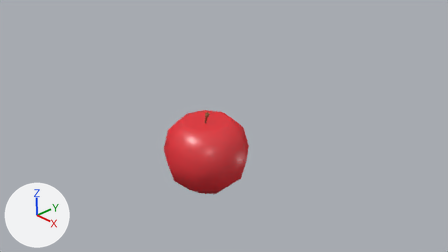
One commit to the Blender file Paint the Town v1/Assets/Models/[T] apple_lowpoly (1).blend: the scene before it, then after it.
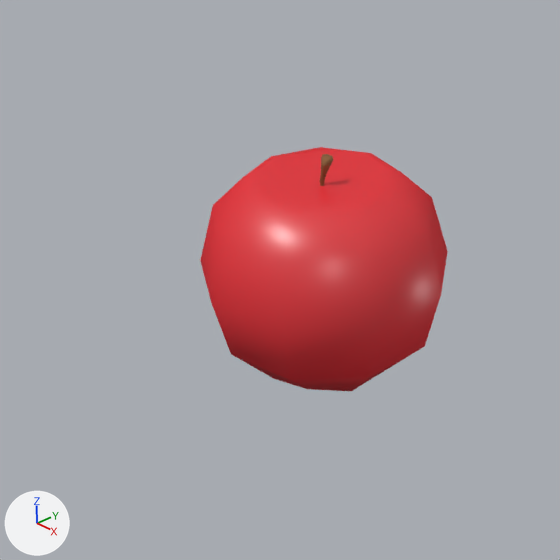
There are two pictures of each version: one from the file's camera 'Camera', one close up on the part from 21% to 64% of the width and 24% to 100% of the height. The lights are fixed; the arrows at lower left show +X, +Y and +Z.
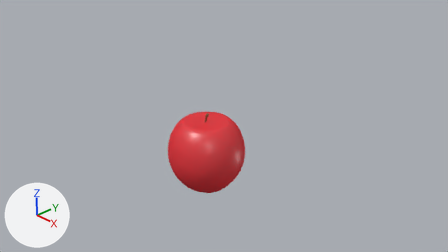
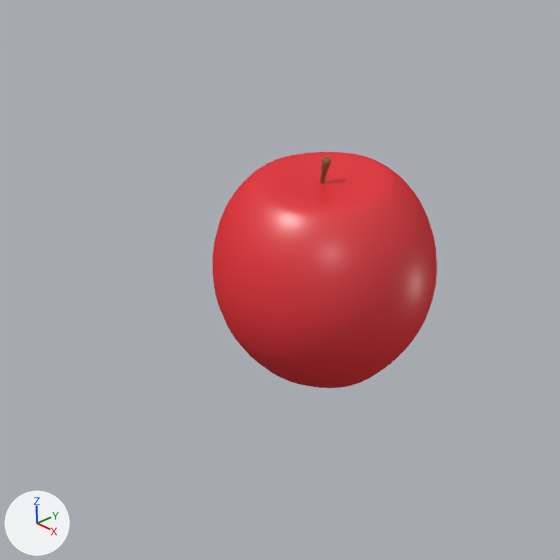
Changed parts and their boxes (x1, y1, x2, y2) in the close-ups (560 x 560 px):
'Cylinder.001', modifiers changed (9% narrower): before (200, 147, 448, 391); after (212, 152, 437, 388)

Edits to the bpy script that builds the scene:
```text
Change ob_cylinder_001:
    add _m = ob_cylinder_001.modifiers.new('Subsurf', 'SUBSURF')
```
